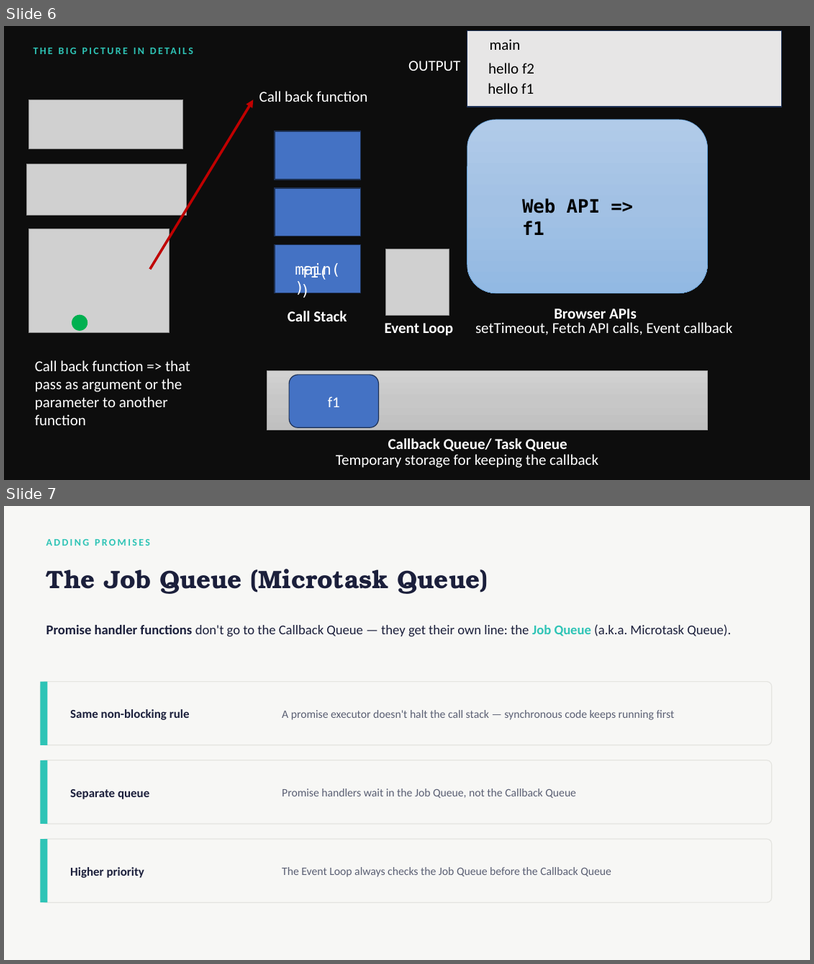
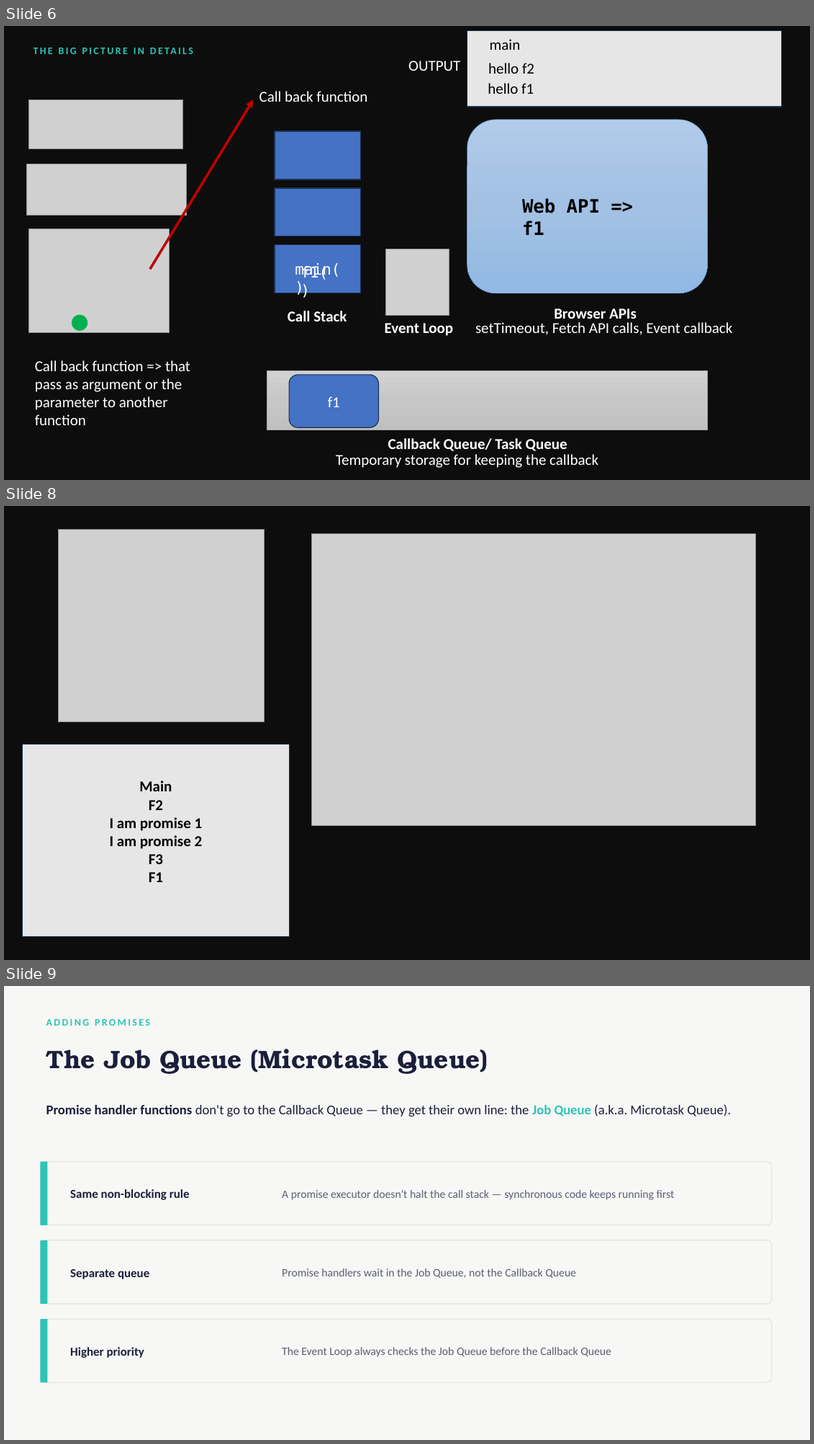
Before and after one commit to Dhannesh/FSD2026-27, a slide deck: 2. EventLoop/JavaScript_Event_Loop.pptx. Shown one above the other, each under a label of ours: slides 6 and 7 before the commit, slides 6, 8 and 9 after it; the slides between them are not shown. The pictures are 814x964 and 814x1444 pixels, drawn with LibreOffice and Linux fonts; fonts in the diff are those of the drawing; grey boxes stand for pictures. Boxes give left, top, right and bottom in pixels: in the first picture for what was removed or moved away, otherwise in the second. Text is boxed around its words. In the diff, an @@ line names an element or a change of style, - is before the commit and + after.

```diff
--- a/2. EventLoop/JavaScript_Event_Loop.pptx
+++ b/2. EventLoop/JavaScript_Event_Loop.pptx
@@ slide 8 added at box(4, 506, 810, 960), background #0D0D0D @@
@@ picture added at box(58, 530, 264, 722) @@
@@ picture added at box(312, 534, 756, 826) @@
@@ rectangle added at box(22, 744, 290, 936), fill #E7E6E6, outline #1E3256 1 pt, 18 pt, text #000000, bold @@
+Main
+F2
+I am promise 1
+I am promise 2
+F3
+F1
@@ what was slide 7 is now slide 9 @@
```
Also in this commit, not shown: 1 other slide added, 7 other files.
